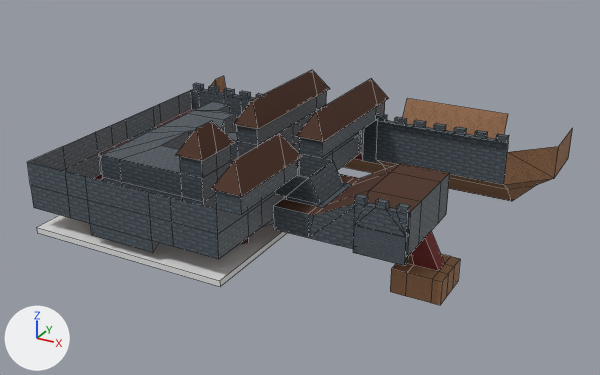
What one commit did to the Blender file Assets/World/Level1/Raw/Level1.blend.
One viewpoint serves both versions: a 50 mm lens placed at (64.7, -126.4, 57.2), pointed at (1.4, -11.3, -0.4). The axes (+X, +Y, +Z) are drawn at lower left. The lights are the same throughout. Mesh edges are drawn as thin lines.

Names of what the first picture shows: 'HiddenDoor', 'Lava', 'Level1', 'Level2'.
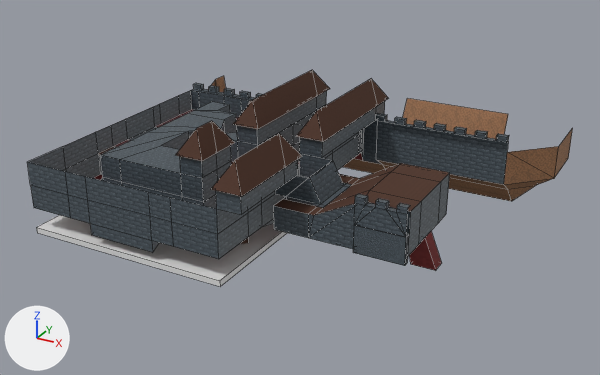
Commit message: Level 2

Location of each change, (x1, y1, x2, y2) in pixels of the pictures (600 x 375 px; the box of a moved part takes in the faces that stretch with it):
'Level2', deleted
    before: (390, 254, 460, 305)
part 1 of me_level2, moved or reshaped
    before: (411, 231, 445, 271)
    after: (409, 231, 442, 271)

What the commit changed:
me_level2 has 584 vertices, 505 faces, 3 loose edges and spans x -32.0..39.0, y -40.5..24.0, z -6.0..15.0.
me_level2 is used by ob_level1; location (0.0, 0.0, 0.0).
Before the commit, vertices of me_level2: 251 (30.5, -21.3, -4.0) at pixel (438, 271), 252 (30.5, -18.7, -4.0) at pixel (444, 263), 253 (26.5, -18.7, -4.0), 254 (26.5, -21.3, -4.0) at pixel (413, 265).
Part 1, on me_level2:
Vertices 251 to 254 of me_level2 move by (-0.5, 0.0, 0.0).
Object 'Level2' (ob_level2) is deleted.
